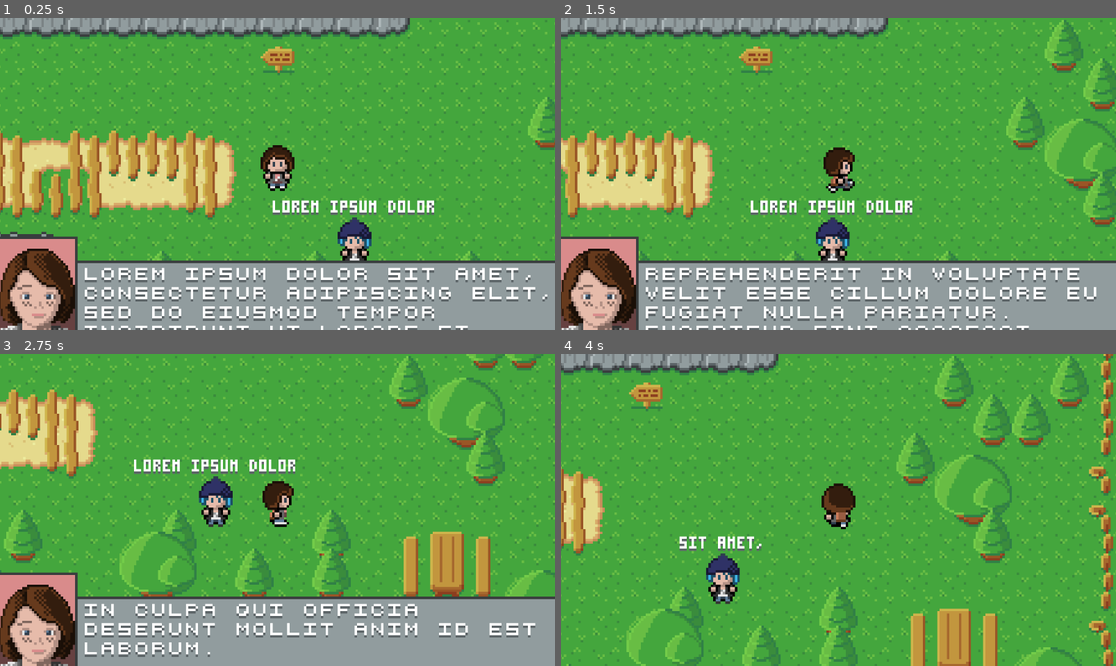
Above: before the commit, frames 1-4 (two rows, left to right).
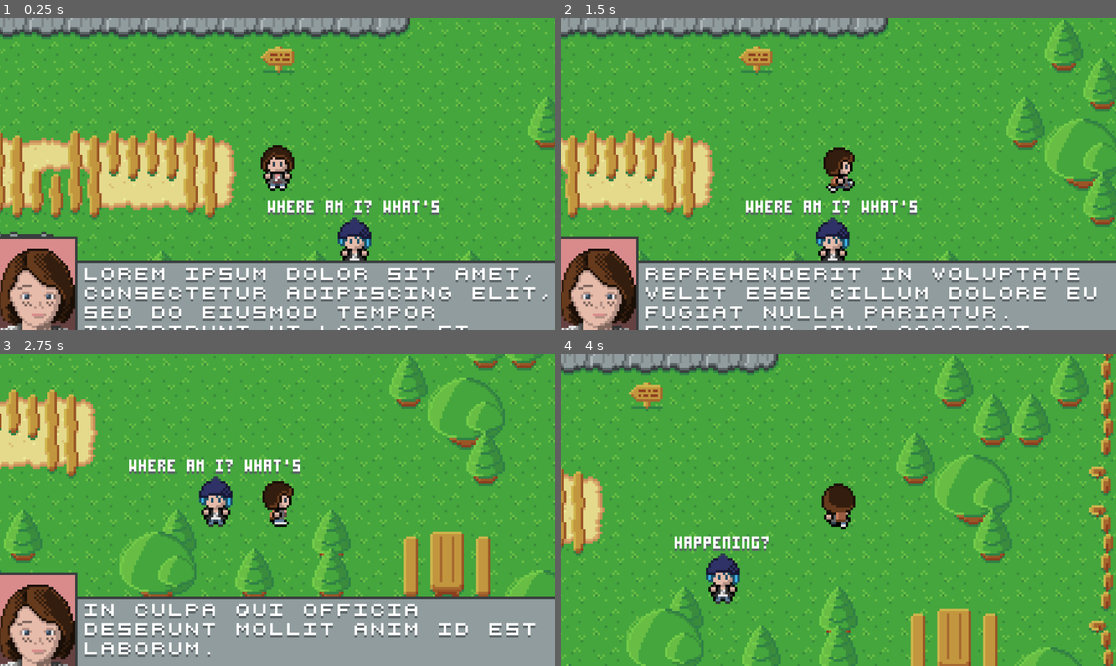
Above: after the commit, the same moments.

Repository: minkezhang/lis
Game: Godot game, scene res://scenes/level/level.tscn
Same seed, same stepped clock (60 frames per second), same inputs: the game is played once before the commit and once after it. The project has no main scene, so this scene is started directly.
Inputs:
- Up to frame 1 (0.25 s): no input
- Up to frame 2 (1.5 s): tap Enter (ui_accept) at 0.5, 0.77 s; hold Right (ui_right) 0.53-1.28 s; hold Down (ui_down) from 1.28 s (still down)
- Up to frame 3 (2.75 s): tap Enter (ui_accept) at 1.52 s; release Down (ui_down) at 2.03 s; hold Right (ui_right) from 2.03 s (still down)
- Up to frame 4 (4 s): release Right (ui_right) at 2.78 s; hold Up (ui_up) 2.78-3.53 s; tap Enter (ui_accept) at 3.02, 3.77 s; hold Left (ui_left) from 3.53 s (still down)

The runs differ from the first frame. In frame 1, 0.8% of the frame differs, in the area x 48-80%, y 58-64%; in frame 2, 0.8%; in frame 3, 0.8%, in the area x 23-55%, y 33-39%; in frame 4, 0.5%.

Commit message:
Refactor eof_reached signal

Diff:
--- /dev/null
+++ b/entities/chloe/chloe.gd
@@ -0,0 +1 @@
+extends Character
--- a/entities/chloe/chloe.tscn
+++ b/entities/chloe/chloe.tscn
@@ -1,11 +1,11 @@
 [gd_scene load_steps=4 format=3 uid="uid://hr48qut5jo31"]
 
-[ext_resource type="Script" path="res://entities/common/character/character.gd" id="1_wlhbd"]
+[ext_resource type="Script" path="res://entities/chloe/chloe.gd" id="1_hcm8k"]
 [ext_resource type="PackedScene" uid="uid://crxnsg684v88p" path="res://entities/chloe/poses.tscn" id="2_iocfw"]
 [ext_resource type="PackedScene" uid="uid://b2k7isxshcqja" path="res://entities/common/dialog/dialog.tscn" id="3_rahk5"]
 
 [node name="Chloe" type="Node2D" node_paths=PackedStringArray("animation_sprite")]
-script = ExtResource("1_wlhbd")
+script = ExtResource("1_hcm8k")
 animation_sprite = NodePath("Poses")
 
 [node name="Poses" parent="." instance=ExtResource("2_iocfw")]
--- a/entities/common/character/character.tscn
+++ /dev/null
@@ -1,7 +0,0 @@
-[gd_scene load_steps=2 format=3 uid="uid://ca3cvh7tebqmn"]
-
-[ext_resource type="PackedScene" uid="uid://b2k7isxshcqja" path="res://entities/common/dialog/dialog.tscn" id="1_x4bee"]
-
-[node name="Character" type="Node2D"]
-
-[node name="Dialog" parent="." instance=ExtResource("1_x4bee")]
--- a/entities/common/dialog/dialog.gd
+++ b/entities/common/dialog/dialog.gd
@@ -5,8 +5,9 @@
 @export var display_offset: int
 
 
-func _eof_reached_handler():
-	visible = false
+func _eof_reached_handler(id: String):
+	if id == $Label.line_id():
+		visible = false
 
 
 func set_display_offset(o: int):
@@ -22,4 +23,4 @@
 
 func _ready():
 	visible = false
-	$Label.eof_reached.connect(_eof_reached_handler)
+	SignalBus.eof_reached.connect(_eof_reached_handler)
--- a/entities/common/dialog/dialog.tscn
+++ b/entities/common/dialog/dialog.tscn
@@ -1,8 +1,8 @@
 [gd_scene load_steps=4 format=3 uid="uid://b2k7isxshcqja"]
 
 [ext_resource type="Script" path="res://entities/common/dialog/dialog.gd" id="1_qks7b"]
-[ext_resource type="FontFile" uid="uid://c1ptg86ugn50h" path="res://entities/common/dialog/font_3x6.png" id="2_wyqj3"]
-[ext_resource type="Script" path="res://entities/common/dialog/label.gd" id="3_dwxp4"]
+[ext_resource type="FontFile" uid="uid://c1ptg86ugn50h" path="res://entities/common/label/assets/font_3x6.png" id="2_mg7c5"]
+[ext_resource type="Script" path="res://entities/common/label/label.gd" id="3_x8gi0"]
 
 [node name="Dialog" type="Node2D"]
 z_index = 5
@@ -14,10 +14,10 @@
 offset_top = -21.0
 offset_right = 40.0
 offset_bottom = -14.0
-theme_override_fonts/font = ExtResource("2_wyqj3")
+theme_override_fonts/font = ExtResource("2_mg7c5")
 horizontal_alignment = 1
 autowrap_mode = 3
-script = ExtResource("3_dwxp4")
+script = ExtResource("3_x8gi0")
 line_length = 20
 n_lines = 1
 auto_advance_ms = 3000.0
--- a/entities/common/dialog/label.gd
+++ b/entities/common/label/label.gd
@@ -1,8 +1,6 @@
 extends Label
 
 const _libdialog = preload('res://lib/dialog.gd')
-
-signal eof_reached
 
 @export var line_length: int = 0
 @export var n_lines: int = 0
@@ -10,6 +8,10 @@
 
 var _line: _libdialog.LineReader
 var _t: Timer
+
+
+func line_id() -> String:
+	return _line.id()
 
 
 func _ready():
@@ -28,7 +30,7 @@
 
 func advance_dialog_text():
 	if _line.eof():
-		eof_reached.emit()
+		SignalBus.eof_reached.emit(_line.id())
 		if _t != null:
 			_t.stop()
 			_t.timeout.disconnect(advance_dialog_text)
--- a/lib/dialog.gd
+++ b/lib/dialog.gd
@@ -76,10 +76,12 @@
 
 class LineReader:
 	var _ls: Array
+	var _id: String
 	var _index: int
 
 	func _init(line: Line, output_line_length: int = 0, output_n_lines: int = 0):
 		_index = 0
+		_id = line.id()
 		_ls = _LibDialog._split_lines(line._ls, output_line_length, output_n_lines)
 
 	func seek(i: int):
@@ -96,16 +98,24 @@
 		_index += 1
 		return s
 
+	func id() -> String:
+		return _id
+
 
 class Line:
 	var _c: C
+	var _id: String
 	var _ls: Array
 	var _index: int
 
-	func _init(c: C, lines: Array):
+	func _init(id: String, c: C, lines: Array):
 		_c = c
+		_id = id
 		_ls = lines.duplicate()
 		_index = 0
 
 	func character() -> C:
 		return _c
+
+	func id() -> String:
+		return _id
--- a/lib/lines.gd
+++ b/lib/script.gd
@@ -1,33 +1,49 @@
 extends Object
+# TODO(minkezhang): Remove extraneous class_name declaration in Godot v4.3. See
+# https://github.com/godotengine/godot/issues/86032 for more information.
+class_name _LibScript
 
 const _libdialog = preload('res://lib/dialog.gd')
 
-static var L = {
-	'DEBUG': _libdialog.Line.new(_libdialog.C.MAX, [
+static var _L = [
+	_libdialog.Line.new(
+		'DEBUG',
+		_libdialog.C.MAX,
+		[
 		'Lorem ipsum dolor sit amet, consectetur adipiscing elit, sed do eiusmod tempor incididunt ut labore et dolore magna  …(331 unchanged characters)…
-	]),
+		],
+	),
 
 	# Forest
-	'0': _libdialog.Line.new(_libdialog.C.MAX, [
+	_libdialog.Line.new('0', _libdialog.C.MAX, [
 		'Where am I? What\'s happening?',
 		'I\'m trapped in a storm? How did I get here? ...And where is "here"?'
 	]),
-	'1': _libdialog.Line.new(_libdialog.C.MAX, [
+	_libdialog.Line.new('1', _libdialog.C.MAX, [
 		'Holy shit.',
 	]),
-	'2': _libdialog.Line.new(_libdialog.C.MAX, [
+	_libdialog.Line.new('2', _libdialog.C.MAX, [
 		'Whoa! No!',
 	]),
 
 	# Classroom
-	'3': _libdialog.Line.new(_libdialog.C.MAX, [
+	_libdialog.Line.new('3', _libdialog.C.MAX, [
 		'Whoa! That was so surreal.',
 	]),
-	'4': _libdialog.Line.new(_libdialog.C.JEFFERSON, [
+	_libdialog.Line.new('4', _libdialog.C.JEFFERSON, [
 		'Alfred Hitchcock famously called film, "little pieces of time",
 		 but he could be talking about photography, as he likely was.'
 	]),
-	'5': _libdialog.Line.new(_libdialog.C.MAX, [
+	_libdialog.Line.new('5', _libdialog.C.MAX, [
 		'Everything\'s cool... I\'m okay...',
 	]),
-}
+]
+
+static var SCRIPT = _LibScript.generate_script(_L)
+
+
+static func generate_script(ls):
+	var s = {}
+	for l in ls:
+		s[l.id()] = l
+	return s
--- a/lib/signal_bus.gd
+++ b/lib/signal_bus.gd
@@ -20,4 +20,4 @@
 	target: Vector2i,
 )
 
-signal action_triggered(id: String)
+signal eof_reached(id: String)
--- a/scenes/dialog/dialog.gd
+++ b/scenes/dialog/dialog.gd
@@ -7,9 +7,10 @@
 }
 
 
-func _handle_eof_reached():
-	visible = false
-	$Controllable.input_advance_text.disconnect(advance_dialog_text)
+func _handle_eof_reached(id: String):
+	if id == $Label.line_id():
+		visible = false
+		$Controllable.input_advance_text.disconnect(advance_dialog_text)
 
 
 func set_dialog(l: _libdialog.Line):
@@ -26,4 +27,4 @@
 
 func _ready():
 	visible = false
-	$Label.eof_reached.connect(_handle_eof_reached)
+	SignalBus.eof_reached.connect(_handle_eof_reached)
--- a/scenes/dialog/dialog.tscn
+++ b/scenes/dialog/dialog.tscn
@@ -6,7 +6,7 @@
 [ext_resource type="Texture2D" uid="uid://drwdwu3dk3wqy" path="res://scenes/dialog/assets/portrait_frame.png" id="2_kfyd1"]
 [ext_resource type="Script" path="res://scenes/dialog/controllable.gd" id="2_y48kw"]
 [ext_resource type="FontFile" uid="uid://bpkv3xjfyllhn" path="res://scenes/dialog/assets/font_5x6.png" id="6_x26uj"]
-[ext_resource type="Script" path="res://entities/common/dialog/label.gd" id="7_vpou3"]
+[ext_resource type="Script" path="res://entities/common/label/label.gd" id="7_a2h7i"]
 
 [node name="Dialog" type="Node2D"]
 script = ExtResource("1_oifte")
@@ -38,6 +38,6 @@
 theme_override_constants/line_spacing = 0
 theme_override_fonts/font = ExtResource("6_x26uj")
 autowrap_mode = 3
-script = ExtResource("7_vpou3")
+script = ExtResource("7_a2h7i")
 line_length = 28
 n_lines = 5
--- a/scenes/level/level.gd
+++ b/scenes/level/level.gd
@@ -1,6 +1,6 @@
 extends Node2D
 
-const _liblines = preload('res://lib/lines.gd')
+const _libscript = preload('res://lib/script.gd')
 const _libgeo = preload('res://lib/geo.gd')
 
 
@@ -12,8 +12,9 @@
 	))
 
 # 	TODO(minkezhang): Remove test lines.
-	$Dialog.set_dialog(_liblines.L['DEBUG'])
-	$Map/Characters/Chloe/Dialog.set_dialog(_liblines.L['DEBUG'])
+	$Dialog.set_dialog(_libscript.SCRIPT['DEBUG'])
+	$Map/Characters/Chloe/Dialog.set_dialog(_libscript.SCRIPT['0'])
+
 
 
 func _process(_delta):
--- a/scenes/overworld/map/map.gd
+++ b/scenes/overworld/map/map.gd
@@ -1,7 +1,7 @@
 extends Node2D
 
 const _libgeo = preload('res://lib/geo.gd')
-const _liblines = preload('res://lib/lines.gd')
+const _libscript = preload('res://lib/script.gd')
 
 
 # _moves is a dict of { target: source } tuples
Binary file removed: entities/common/dialog/font_3x6.aseprite
Renamed: entities/common/dialog/font_3x6.png -> entities/common/label/assets/font_3x6.png
Not shown, changed: entities/common/label/assets/font_3x6.png.import
